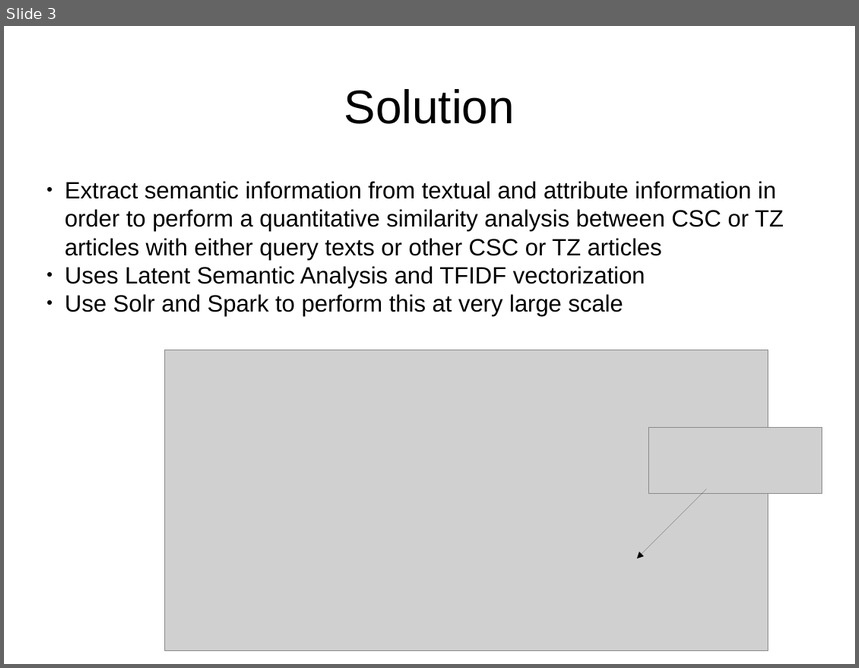
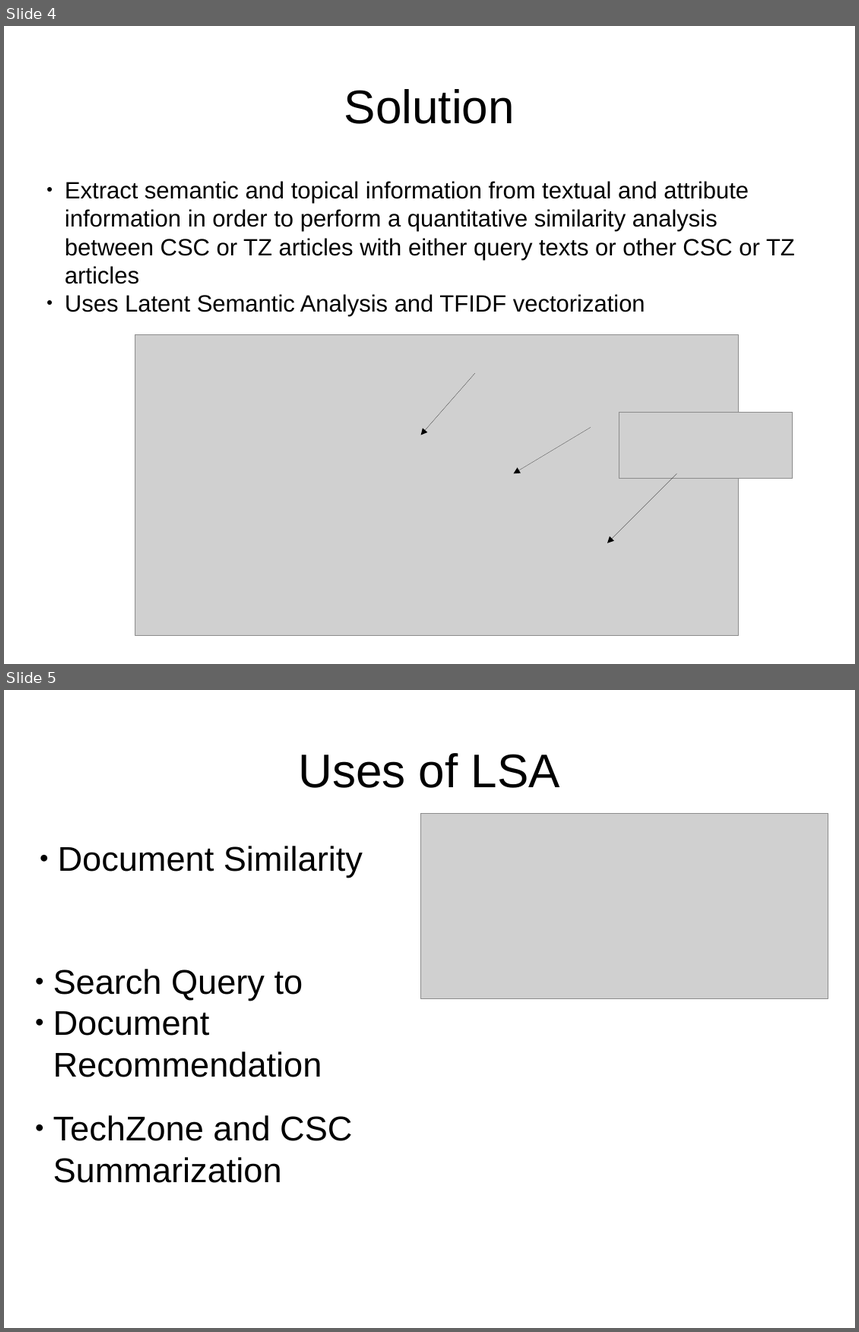
Before and after one commit to lelakshm/texata2015-hackathon, a slide deck: skanajan/Texata Finals.pptx. Shown one above the other, each under a label of ours: slide 3 before the commit, slides 4 and 5 after it. The pictures are 859x668 and 859x1332 pixels, drawn with LibreOffice and Linux fonts; fonts in the diff are those of the drawing; grey boxes stand for pictures. Boxes give left, top, right and bottom in pixels: in the first picture for what was removed or moved away, otherwise in the second. Text is boxed around its words. In the diff, an @@ line names an element or a change of style, - is before the commit and + after.

```diff
--- a/skanajan/Texata Finals.pptx
+++ b/skanajan/Texata Finals.pptx
@@ slide 5 added at [4,690,855,1328], background #FFFFFF @@
@@ text added at [298,753,560,788], 44 pt, text #000000 @@
+Uses of LSA
@@ picture added at [421,814,829,999] @@
@@ text added at [58,846,363,877], 32 pt, text #000000 @@
+● Document Similarity
@@ text added at [53,969,322,1078], 32 pt, text #000000 @@
+● Search Query to
+● Document Recommendation
@@ text added at [53,1116,352,1183], 32 pt, text #000000 @@
+● TechZone and CSC Summarization
@@ what was slide 3 is now slide 4 @@
@@ slide 4 changed as well @@
@@ text at [65,181,795,284]: text changed @@
-● Extract semantic information from textual and attribute information in order to perform a quantitative similarity analysis between CSC or TZ articles with either query texts or other CSC or TZ articles
+● Extract semantic and topical information from textual and attribute information in order to perform a quantitative similarity analysis between CSC or TZ articles with either query texts or other CSC or TZ articles
@@ text at [65,294,623,316]: paragraph removed @@
-● Use Solr and Spark to perform this at very large scale
@@ arrow added from (475, 373) to (421, 436), #000000 0.75 pt @@
@@ arrow added from (591, 427) to (514, 474), #000000 0.75 pt @@
@@ 2 pictures, 1 arrow: place and size @@
-2 pictures, 1 arrow at [164,351,823,651]
+2 pictures, 1 arrow at [135,335,793,636]
```
Also in this commit, not shown: 2 other slides changed, 2 other slides added, 2 slides removed.
